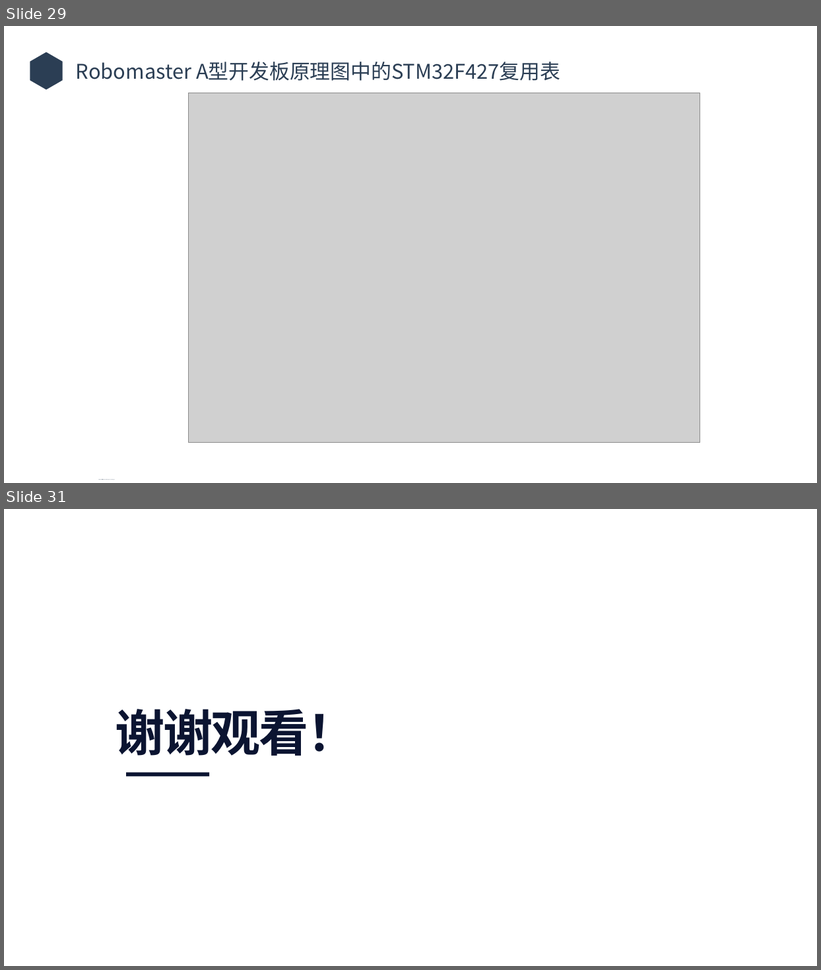
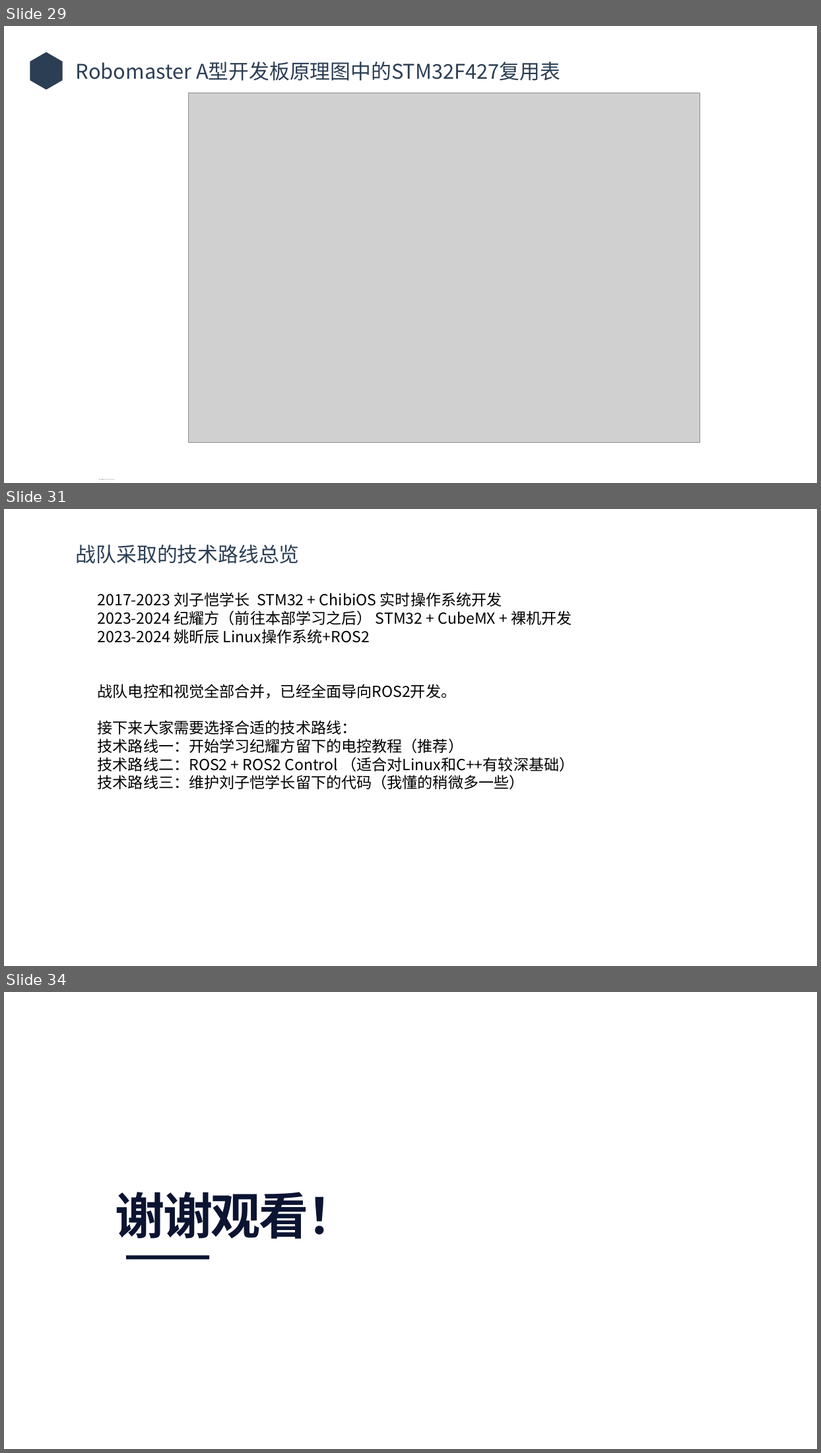
Before and after one commit to Raventhatfly/Raventhatfly.github.io, a slide deck: files/meta-teaching/Lecture4.pptx. Shown one above the other, each under a label of ours: slides 29 and 31 before the commit, slides 29, 31 and 34 after it; the slides between them are not shown. The pictures are 821x970 and 821x1453 pixels, drawn with LibreOffice and Linux fonts; fonts in the diff are those of the drawing; grey boxes stand for pictures; background and template pictures are left out. Boxes give left, top, right and bottom in pixels: in the first picture for what was removed or moved away, otherwise in the second. Text is boxed around its words. In the diff, an @@ line names an element or a change of style, - is before the commit and + after.

```diff
--- a/files/meta-teaching/Lecture4.pptx
+++ b/files/meta-teaching/Lecture4.pptx
@@ slide 31 added at <box>4,509,817,966</box>, background picture (left out) @@
@@ text added at <box>76,545,300,564</box>, 24 pt, text #2B3E54 @@
+战队采取的技术路线总览
@@ text added at <box>98,592,574,789</box>, 18 pt, text #000000 @@
+2017-2023 刘子恺学长 STM32 + ChibiOS 实时操作系统开发
+2023-2024 纪耀方（前往本部学习之后） STM32 + CubeMX + 裸机开发
+2023-2024 姚昕辰 Linux操作系统+ROS2
+战队电控和视觉全部合并，已经全面导向ROS2开发。
+接下来大家需要选择合适的技术路线：
+技术路线一：开始学习纪耀方留下的电控教程（推荐）
+技术路线二：ROS2 + ROS2 Control （适合对Linux和C++有较深基础）
+技术路线三：维护刘子恺学长留下的代码（我懂的稍微多一些）
@@ what was slide 31 is now slide 34 @@
```
Also in this commit, not shown: 1 slide changed, 2 other slides added, 9 other files.
